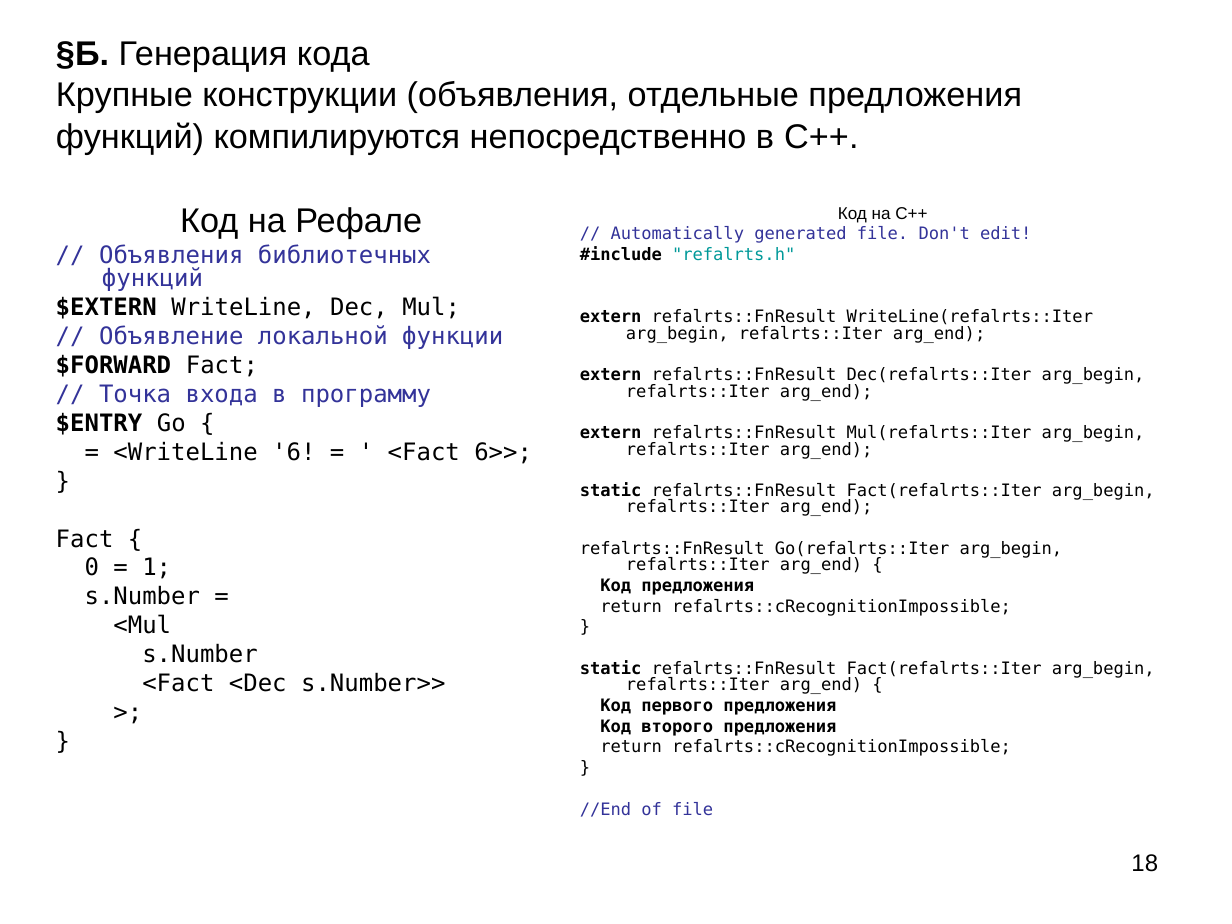
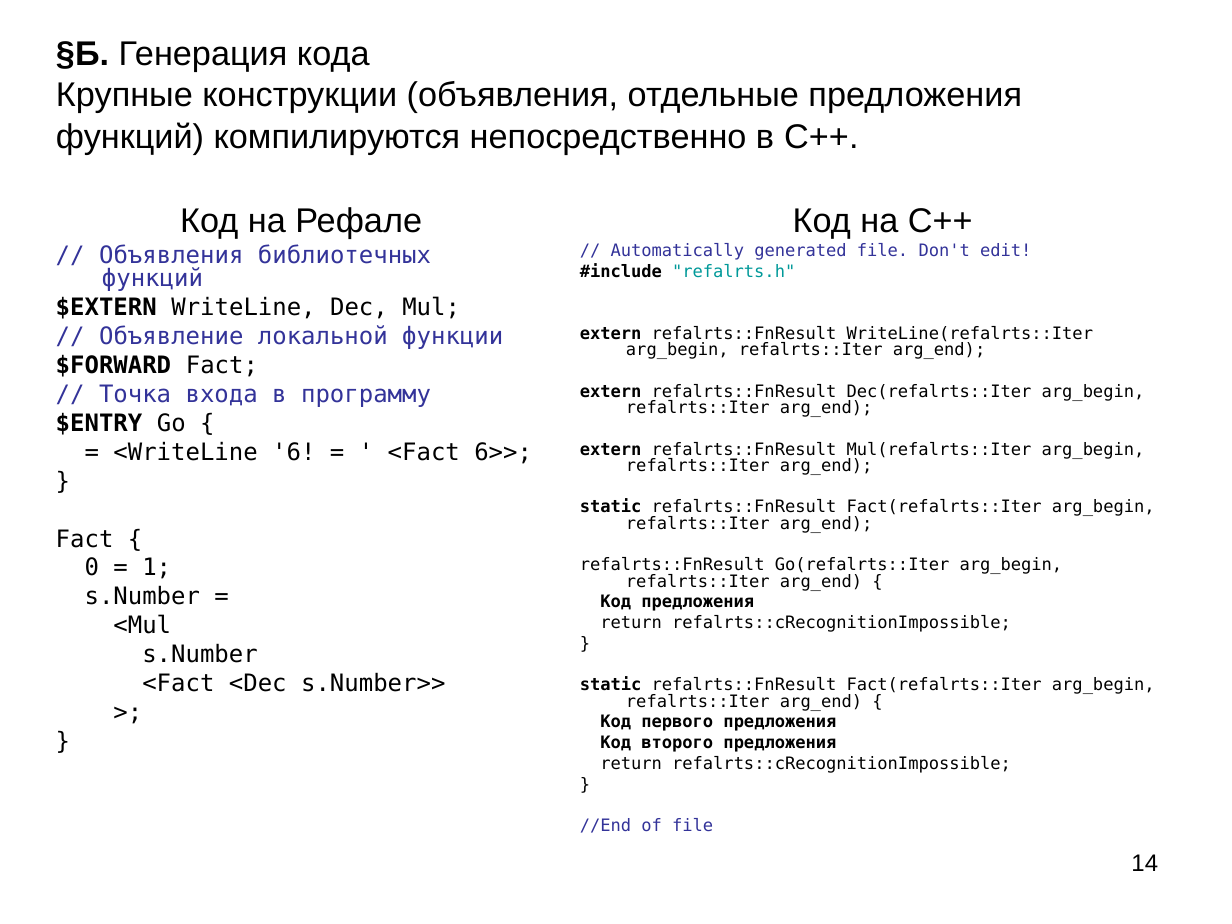
Before and after one commit to bmstu-iu9/refal-5-lambda, a slide deck: slide 14 of doc/Компилятор Простого Рефала.ppt (slide 18 before the commit). Drawn at 1232x924 pixels with LibreOffice and Linux fonts; fonts in the diff are those of the drawing. Boxes give left, top, right and bottom in pixels: in the first picture for what was removed or moved away, otherwise in the second. Text is boxed around its words. In the diff, an @@ line names an element or a change of style, - is before the commit and + after.

```diff
--- a/doc/Компилятор Простого Рефала.ppt
+++ b/doc/Компилятор Простого Рефала.ppt
@@ text at (793, 208, 973, 238): size 10 to 20 pt in "Код на C++"; more space between paragraphs @@
@@ page number at (1131, 854, 1158, 871): text changed @@
-18
+14
```
Also in this commit, not shown: 8 other slides changed, 7 slides added, 3 slides removed, 6 other files.
